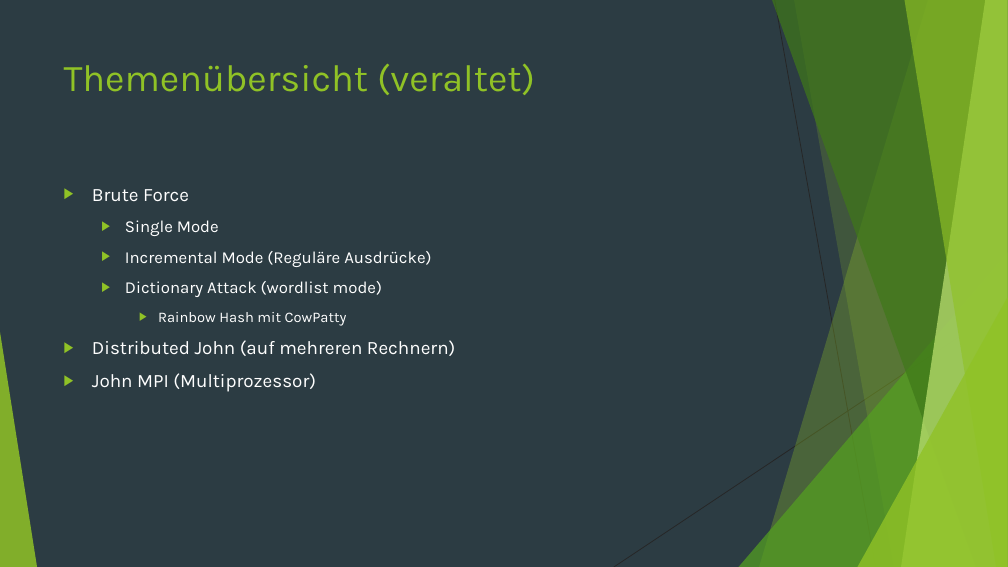
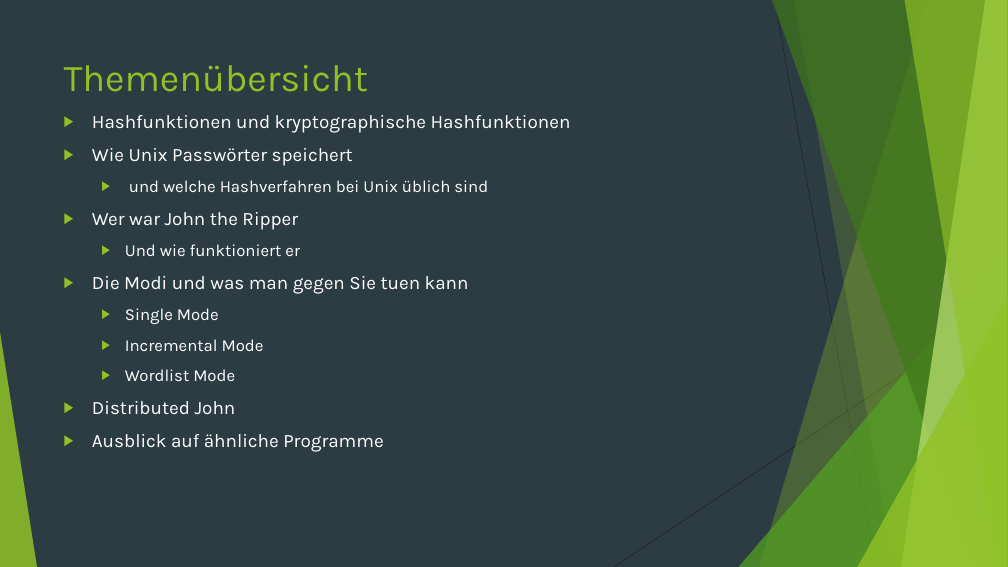
Before and after one commit to StefanSchuck/JohnTheRipperVortrag, a slide deck: slide 2 of Vortrag.pptx. Drawn at 1008x567 pixels with LibreOffice and Linux fonts; fonts in the diff are those of the drawing. Boxes give left, top, right and bottom in pixels: in the first picture for what was removed or moved away, otherwise in the second. Text is boxed around its words. In the diff, an @@ line names an element or a change of style, - is before the commit and + after.

```diff
--- a/Vortrag.pptx
+++ b/Vortrag.pptx
@@ title at bbox=[64, 65, 369, 92]: text changed @@
-Themenübersicht (veraltet)
+Themenübersicht
@@ text "Hashfunktionen und kryptographische Hashfunktionen": place and size @@
-text "Hashfunktionen und kryptographische Hashfunktionen" at bbox=[92, 189, 455, 392]
+text "Hashfunktionen und kryptographische Hashfunktionen" at bbox=[92, 115, 571, 452]
@@ text at bbox=[92, 115, 571, 294]: text changed @@
-▶ Brute Force
+▶ Hashfunktionen und kryptographische Hashfunktionen
+▶ Wie Unix Passwörter speichert
+  ▶ und welche Hashverfahren bei Unix üblich sind
+▶ Wer war John the Ripper
+  ▶ Und wie funktioniert er
+▶ Die Modi und was man gegen Sie tuen kann
@@ text at bbox=[92, 339, 384, 452]: text changed; size 16 to 18 pt @@
-  ▶ Incremental Mode (Reguläre Ausdrücke)
-  ▶ Dictionary Attack (wordlist mode)
-    ▶ Rainbow Hash mit CowPatty
-▶ Distributed John (auf mehreren Rechnern)
-▶ John MPI (Multiprozessor)
+  ▶ Incremental Mode
+  ▶ Wordlist Mode
+▶ Distributed John
+▶ Ausblick auf ähnliche Programme
```
Also in this commit, not shown: 8 other slides changed, 3 slides added, 5 slides removed, 1 other file.
